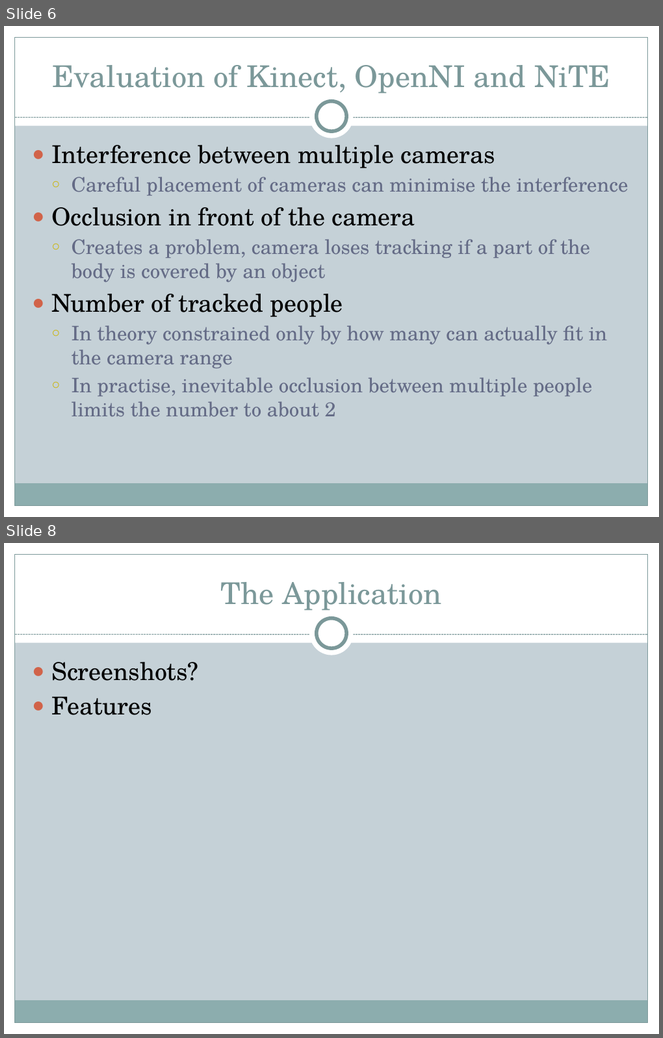
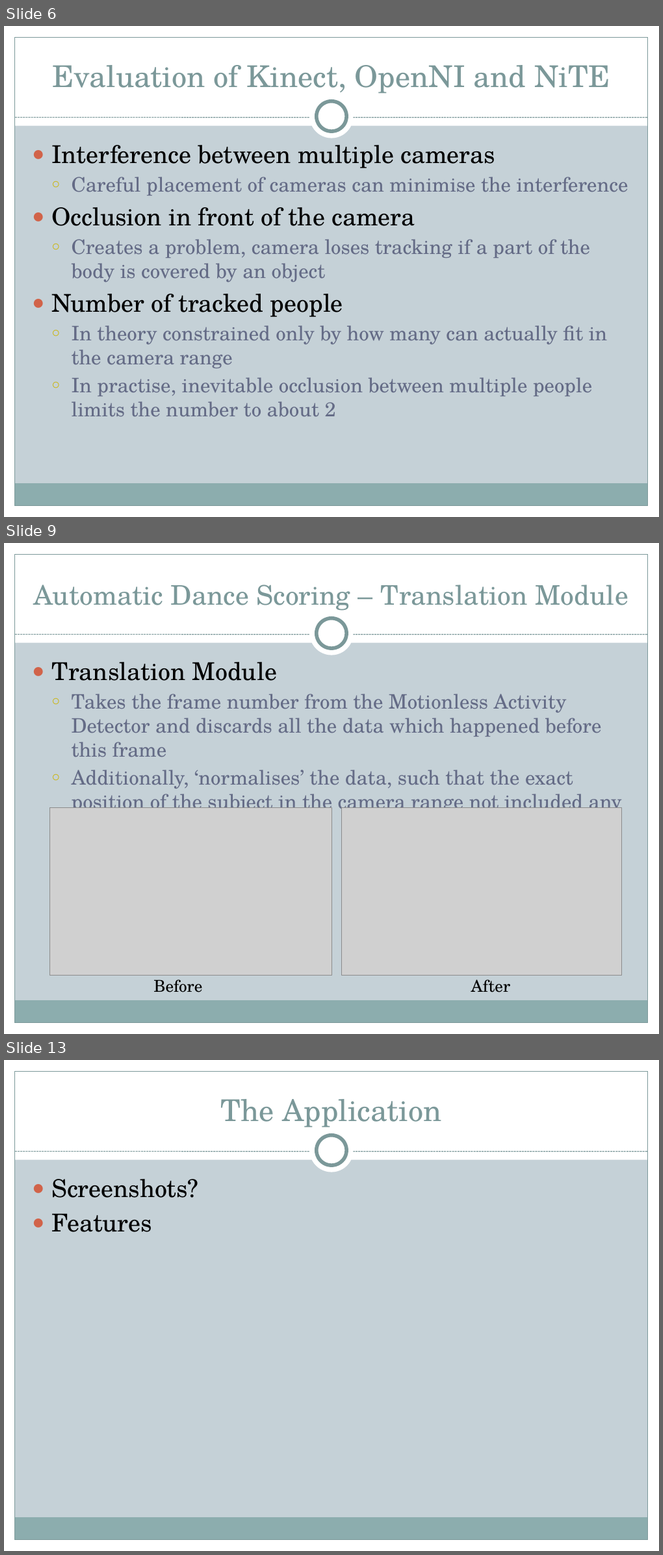
Before and after one commit to Marman1337/KinectProject, a slide deck: Presentation/Computerized Dance Classroom.pptx. Shown one above the other, each under a label of ours: slides 6 and 8 before the commit, slides 6, 9 and 13 after it; the slides between them are not shown. The pictures are 663x1038 and 663x1555 pixels, drawn with LibreOffice and Linux fonts; fonts in the diff are those of the drawing; grey boxes stand for pictures. Boxes give left, top, right and bottom in pixels: in the first picture for what was removed or moved away, otherwise in the second. Text is boxed around its words. In the diff, an @@ line names an element or a change of style, - is before the commit and + after.

```diff
--- a/Presentation/Computerized Dance Classroom.pptx
+++ b/Presentation/Computerized Dance Classroom.pptx
@@ slide 9 added at (4, 543, 659, 1034), background #C5D1D7; not listed: 9 template elements that a slide beside it also shows @@
@@ title added at (33, 585, 628, 611), 29.7 pt, text #7C999A @@
+Automatic Dance Scoring – Translation Module
@@ text added at (51, 662, 622, 815), 22 pt, text #646B86 @@
+● Translation Module
+  ○ Takes the frame number from the Motionless Activity Detector and discards all the data which happened before this frame
+  ○ Additionally, ‘normalises’ the data, such that the exact position of the subject in the camera range not included any more
@@ picture added at (50, 808, 332, 976) @@
@@ picture added at (342, 808, 622, 976) @@
@@ text added at (154, 980, 202, 993), 18 pt, text #000000 @@
+Before
@@ text added at (471, 980, 511, 993), 18 pt, text #000000 @@
+After
@@ what was slide 8 is now slide 13 @@
```
Also in this commit, not shown: 6 slides changed, 3 other slides added, 1 slide removed.
